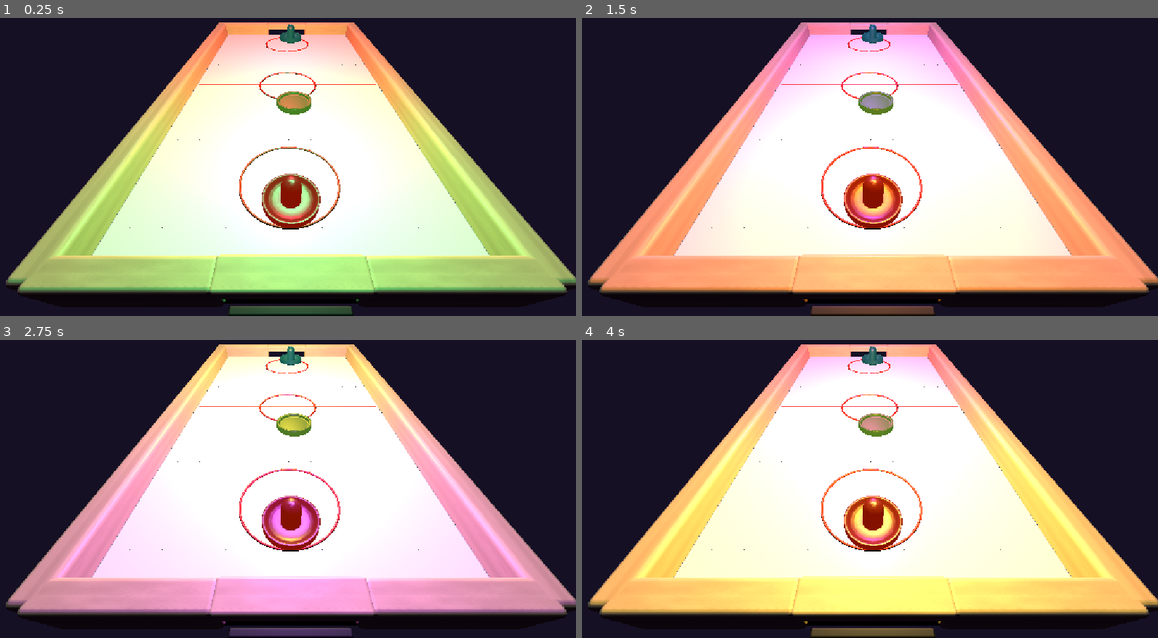
Above: before the commit, frames 1-4 (two rows, left to right).
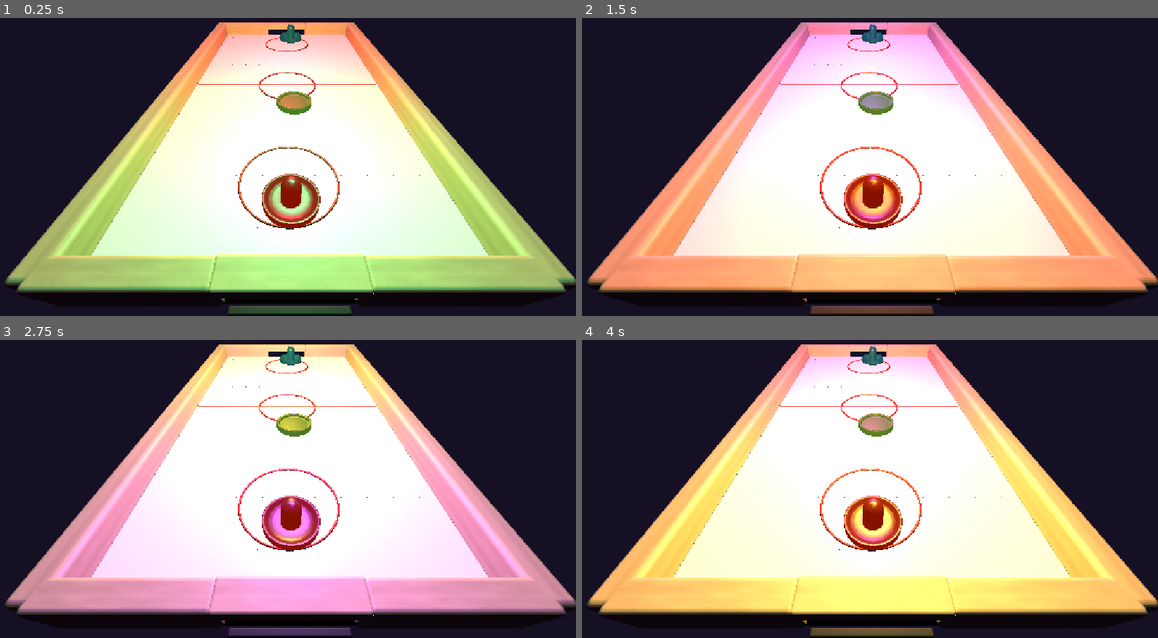
Above: after the commit, the same moments.

Repository: shumant3-ciallo/Project
Game: Godot game, scene res://node_3d.tscn
Same seed, same stepped clock (60 frames per second), same inputs: the game is played once before the commit and once after it.
Inputs (mouse positions are in pixels of both pictures, inside the frame that each line leads up to):
- Up to frame 1 (0.25 s): no input
- Up to frame 2 (1.5 s): move the mouse to (996, 137) at 0.52 s; click (996, 137) at 0.6 s; move the mouse to (749, 169) at 1.27 s; click (749, 169) at 1.35 s
- Up to frame 3 (2.75 s): move the mouse to (345, 402) at 2.02 s; click (345, 402) at 2.1 s
- Up to frame 4 (4 s): move the mouse to (835, 539) at 2.77 s; click (835, 539) at 2.85 s; move the mouse to (1042, 524) at 3.52 s; click (1042, 524) at 3.6 s

The runs differ from the first frame. In frame 1, 2.1% of the frame differs, in the area x 0-100%, y 1-100%; in frame 2, 2.4%; in frame 3, 2.2%; in frame 4, 2.4%.

Commit message:
111

Diff:
--- a/hokey-project/新建游戏项目/node_3d.tscn
+++ b/hokey-project/新建游戏项目/node_3d.tscn
@@ -49,7 +49,7 @@
 [node name="Node3D" type="Node3D" unique_id=574067357]
 
 [node name="Air hockey table2" parent="." unique_id=259874424 instance=ExtResource("1_noarx")]
-transform = Transform3D(1, 0, 0, 0, 1, 0, 0, 0, 1, 0.22544557, 0.0080657005, 1.1915879)
+transform = Transform3D(1, 0, 0, 0, 1, 0, 0, 0, 1, 0.22374481, 0.0080657005, 1.1907585)
 
 [node name="StaticBody3D" type="StaticBody3D" parent="Air hockey table2" unique_id=1128002633]
 
@@ -70,19 +70,19 @@
 shape = SubResource("BoxShape3D_x7o7g")
 
 [node name="CollisionShape3D3" type="CollisionShape3D" parent="Air hockey table2/StaticBody3D" unique_id=891896576]
-transform = Transform3D(-0.00966691, 0.99974245, 0.02053142, -0.0021033783, 0.020512005, -0.9997874, -0.99995106, -0.00970804, 0.0019045507, -0.45063528, 0.7529988, 0.82496846)
+transform = Transform3D(-0.057619344, 0.9981262, 0.020599142, -0.0021033785, 0.020512007, -0.9997875, -0.99833655, -0.05765042, 0.00091755064, -0.37506428, 0.7529988, 0.82496834)
 shape = SubResource("BoxShape3D_x7o7g")
 
 [node name="CollisionShape3D5" type="CollisionShape3D" parent="Air hockey table2/StaticBody3D" unique_id=1270576706]
-transform = Transform3D(-0.00966691, 0.99974245, 0.02053142, -0.0021033783, 0.020512005, -0.9997874, -0.99995106, -0.00970804, 0.0019045507, -0.45063528, 0.7529988, -0.8229927)
+transform = Transform3D(-0.00966691, 0.99974245, 0.02053142, -0.0021033783, 0.020512005, -0.9997874, -0.99995106, -0.00970804, 0.0019045507, -0.36469826, 0.7529988, -0.8229927)
 shape = SubResource("BoxShape3D_x7o7g")
 
 [node name="CollisionShape3D4" type="CollisionShape3D" parent="Air hockey table2/StaticBody3D" unique_id=1115019169]
-transform = Transform3D(-0.00966691, 0.99974245, 0.02053142, -0.0021033783, 0.020512005, -0.9997874, -0.99995106, -0.00970804, 0.0019045507, 0.4490239, 0.7529988, 0.82496846)
+transform = Transform3D(-0.00966691, 0.99974245, 0.02053142, -0.0021033783, 0.020512005, -0.9997874, -0.99995106, -0.00970804, 0.0019045507, 0.36253744, 0.7529988, 0.82496834)
 shape = SubResource("BoxShape3D_x7o7g")
 
 [node name="CollisionShape3D6" type="CollisionShape3D" parent="Air hockey table2/StaticBody3D" unique_id=1516086311]
-transform = Transform3D(-0.00966691, 0.99974245, 0.02053142, -0.0021033783, 0.020512005, -0.9997874, -0.99995106, -0.00970804, 0.0019045507, 0.4490239, 0.7529988, -0.8265346)
+transform = Transform3D(-0.00966691, 0.99974245, 0.02053142, -0.0021033783, 0.020512005, -0.9997874, -0.99995106, -0.00970804, 0.0019045507, 0.36325175, 0.7529988, -0.8265346)
 shape = SubResource("BoxShape3D_x7o7g")
 
 [node name="CollisionShape3D2" type="CollisionShape3D" parent="Air hockey table2/StaticBody3D" unique_id=1671777580]
@@ -102,11 +102,11 @@
 shape = SubResource("BoxShape3D_x7o7g")
 
 [node name="CollisionShape3D7" type="CollisionShape3D" parent="Air hockey table2/StaticBody3D" unique_id=2084474806]
-transform = Transform3D(-0.010979354, -0.99991566, -0.0069467565, 0.9999398, -0.010980494, 0.00012591289, -0.0002021815, -0.006944954, 0.9999759, 0.029633641, 0.8960593, 0.8927506)
+transform = Transform3D(-0.010979354, -0.99991566, -0.0069467565, 0.9999398, -0.010980494, 0.00012591289, -0.0002021815, -0.006944954, 0.9999759, 0.029633641, 0.86542314, 0.92248654)
 shape = SubResource("BoxShape3D_jsk3o")
 
 [node name="CollisionShape3D8" type="CollisionShape3D" parent="Air hockey table2/StaticBody3D" unique_id=712886569]
-transform = Transform3D(-0.010979354, -0.99991566, -0.0069467565, 0.9999398, -0.010980494, 0.00012591289, -0.0002021815, -0.006944954, 0.9999759, 0.029633641, 0.8960593, -0.86653346)
+transform = Transform3D(-0.010979354, -0.99991566, -0.0069467565, 0.9999398, -0.010980494, 0.00012591289, -0.0002021815, -0.006944954, 0.9999759, 0.097277015, 0.86898553, -0.9166763)
 shape = SubResource("BoxShape3D_jsk3o")
 
 [node name="CollisionShape3D14" type="CollisionShape3D" parent="Air hockey table2/StaticBody3D" unique_id=935752135]
@@ -132,6 +132,7 @@
 transform = Transform3D(14.996353, 0.027699279, -0.32957137, -0.036129955, 14.995047, -0.3837264, 0.32875398, 0.38442695, 14.991467, 0.22827893, 0.8676101, 1.8158437)
 sync_to_physics = false
 script = ExtResource("6_4arys")
+max_speed = null
 center_line = NodePath("../center_line")
 
 [node name="Paddle" parent="PaddleRed" index="0" unique_id=1836951715]
--- a/hokey-project/新建游戏项目/paddle_B.gd
+++ b/hokey-project/新建游戏项目/paddle_B.gd
@@ -5,40 +5,72 @@
 
 var paddle_velocity = Vector3.ZERO
 var start_position: Vector3
-var strike_velocity = 0;
+var strike_velocity = Vector3.ZERO
+var attack_time := 0.0
+var attack_target := Vector3.ZERO
+
+var radius = 0.072
+@export var prepare_distance := 0.18
+@export var attack_distance := 0.18
+@export var paddle_radius := 0.072
 @export var center_line: Marker3D
+
+
 func _ready() -> void:
-	start_position = global_position
+    start_position = global_position
 
 func _physics_process(delta: float) -> void:
-	if puck == null:
-		return
-
-	var before = global_position
-	var puckCenter = puck.get_node("CollisionShape3D").global_position
-	var target: Vector3 = global_position
+    if puck == null:
+        return
+    global_position.x = clamp(global_position.x,-0.185,0.638)
+    global_position.z = clamp(global_position.z,0.427,1.96)
+    var before = global_position
+    var puckCenter = puck.get_node("CollisionShape3D").global_position
+    var target: Vector3 = global_position
 
 
-	target.x = puckCenter.x
-	target.z = puckCenter.z
+    target.x = puckCenter.x
+    target.z = puckCenter.z
 
-	# Stay on the bots side of the table
-	if puckCenter.z > center_line.position.z:
-		target.z = min(target.z, start_position.z)
-	else:
-		target.z = min(target.z, center_line.global_position.z)
+    var middlez = center_line.global_position.z
 
-	var movement = target - global_position
-	var max_distance = speed * delta
+    # Stay on the bots side of the table
+    if puckCenter.z > middlez:
+        attack_time = 0.0
+        target = Vector3(puckCenter.x,start_position.y,start_position.z)
 
-	if movement.length() > max_distance:
-		movement = movement.normalized() * max_distance
-	strike_velocity = movement / delta
-	move_and_collide(movement)
+    elif attack_time > 0.0:
+    # during attcak keepgoingon
+        attack_time = maxf(attack_time - delta, 0.0)
+        target = attack_target
+    else:
+        var prepare_target := Vector3( puckCenter.x,
+        start_position.y,
+        puckCenter.z - prepare_distance
+        )
+        target = prepare_target;
+        if global_position.distance_to(prepare_target) < 0.025:
+            attack_time = 0.2
+            attack_target = Vector3(
+                puckCenter.x,
+                start_position.y,
+                puckCenter.z + attack_distance
+            )
+            target = attack_target
 
-	paddle_velocity = (global_position - before) / delta
+
+
+    var movement = target - global_position
+    var max_distance = speed * delta
+
+    if movement.length() > max_distance:
+        movement = movement.normalized() * max_distance
+    strike_velocity = movement / delta
+    move_and_collide(movement)
+
+    paddle_velocity = (global_position - before) / delta
 
 
 
 func _on_puck_2_body_entered(body: Node) -> void:
-	pass # Replace with function body.
+    pass # Replace with function body.
--- a/hokey-project/新建游戏项目/paddle_R.gd
+++ b/hokey-project/新建游戏项目/paddle_R.gd
@@ -79,6 +79,7 @@
 
 
 	paddle_velocity = (global_position - before) / delta
+	global_position.z = clamp(global_position.z,0.324225,2.083509)
 
 
 func _on_puck_2_body_entered(body: Node) -> void:
--- a/hokey-project/新建游戏项目/puck_2.gd
+++ b/hokey-project/新建游戏项目/puck_2.gd
@@ -17,8 +17,8 @@
 		var offset = $CollisionShape3D.global_position - body.global_position
 		offset.y = 0.0
 
-		var future_offset = offset - body.paddle_velocity * 0.01
+		var future_offset = offset - body.strike_velocity * 0.01
 		future_offset.y = 0.0
 		if future_offset.length_squared() < offset.length_squared():
-			var force = body.strike_velocity*2.0
+			var force = body.strike_velocity*1.2
 			apply_central_impulse(force) # Replace with function body.
